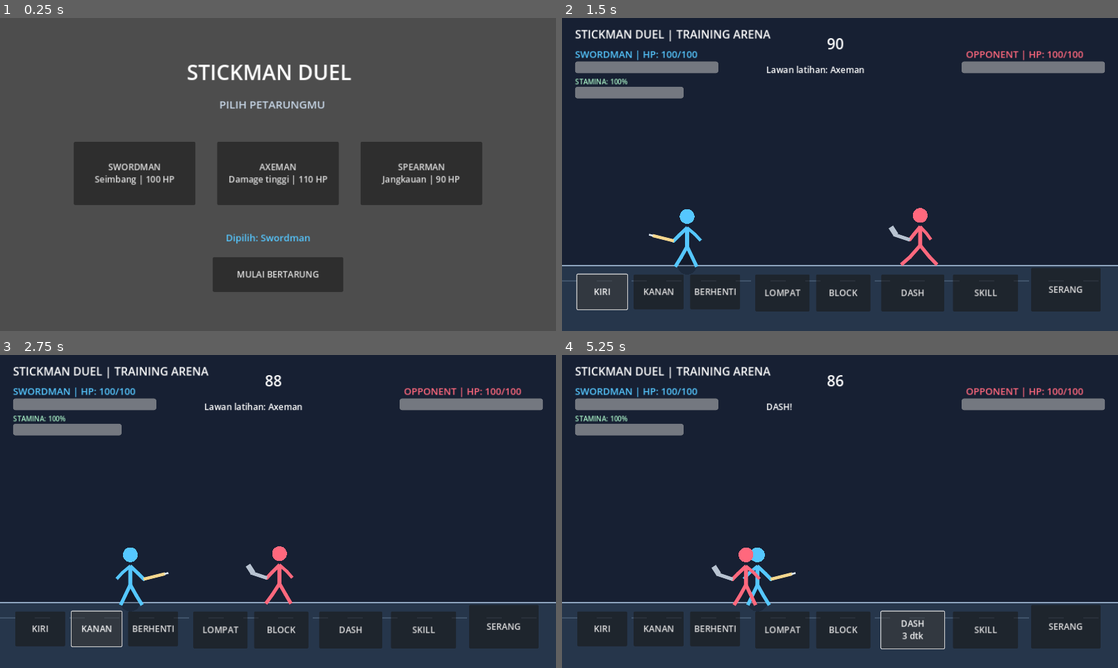
Above: before the commit, frames 1-4 (two rows, left to right).
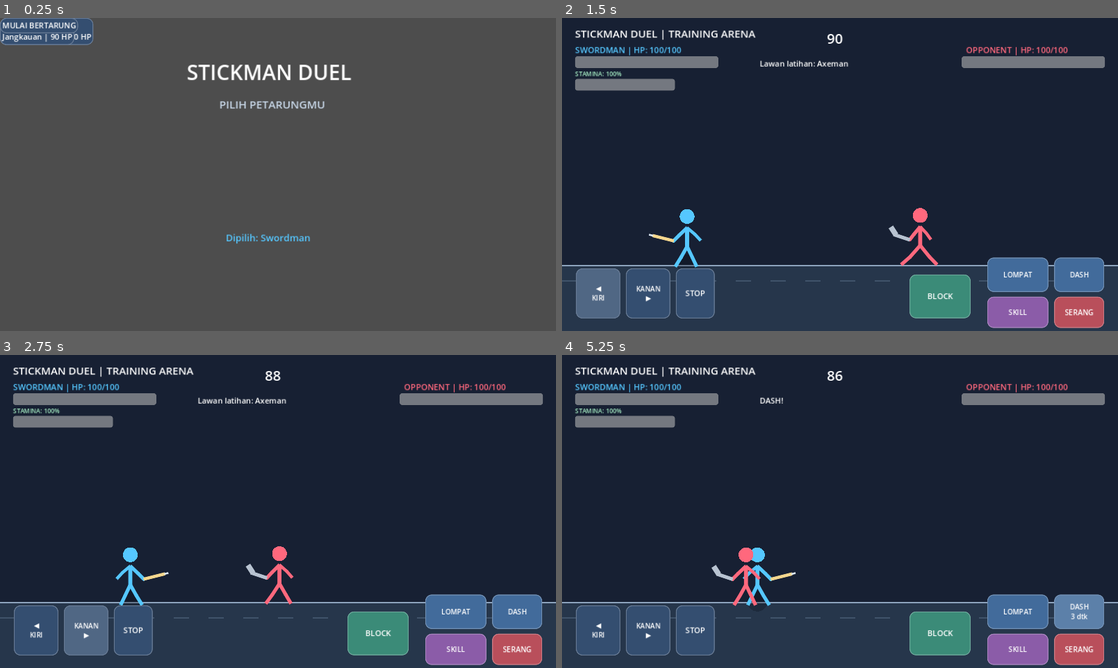
Above: after the commit, the same moments.

Repository: satriamada-web/stickman-duel
Game: Godot game, scene res://scenes/main.tscn
Two runs of this game, one before a commit and one after it. Both use one fixed random seed, a clock stepped at 60 frames per second and the inputs below.
Inputs (mouse positions are in pixels of both pictures, inside the frame that each line leads up to):
- Up to frame 1 (0.25 s): no input
- Up to frame 2 (1.5 s): click "MULAI BERTARUNG" at 0.5 s; click (600, 293) at 1.25 s, where only the run before the commit has a clickable "KIRI"
- Up to frame 3 (2.75 s): click (94, 630) at 2 s, where only the run before the commit has a clickable "KANAN"
- Up to frame 4 (5.25 s): click "BERHENTI" (after the commit: "STOP") at 2.75 s; click "BLOCK" at 3.5 s; click "LOMPAT" at 4.25 s; click "DASH" at 5 s

The runs differ from the first frame. In frame 1, 17% of the frame differs, in the area x 0-87%, y 0-88%; in frame 2, 18%; in frame 3, 18%, in the area x 2-98%, y 3-100%; in frame 4, 18%.

Commit message:
Redesign landscape mobile controls and HUD layout

Diff:
--- a/scripts/main.gd
+++ b/scripts/main.gd
@@ -361,7 +361,6 @@
 	_make_label(menu_ui, "STICKMAN DUEL", Vector2(430, 90), 48, Color.WHITE)
 	_make_label(menu_ui, "PILIH PETARUNGMU", Vector2(505, 180), 25, Color("#c8d7e8"))
 	selection_label = _make_label(menu_ui, "Dipilih: Swordman", Vector2(520, 490), 22, Color("#55c7ff"))
-
 	_add_button(menu_ui, "SWORDMAN\nSeimbang | 100 HP", Vector2(170, 285), Vector2(280, 145), func(): _select_character("Swordman"))
 	_add_button(menu_ui, "AXEMAN\nDamage tinggi | 110 HP", Vector2(500, 285), Vector2(280, 145), func(): _select_character("Axeman"))
 	_add_button(menu_ui, "SPEARMAN\nJangkauan | 90 HP", Vector2(830, 285), Vector2(280, 145), func(): _select_character("Spearman"))
@@ -371,51 +370,112 @@
 	game_ui.set_anchors_and_offsets_preset(Control.PRESET_FULL_RECT)
 	game_ui.visible = false
 	root.add_child(game_ui)
-	_make_label(game_ui, "STICKMAN DUEL | TRAINING ARENA", Vector2(30, 18), 26, Color.WHITE)
-	player_hp_label = _make_label(game_ui, "PLAYER 1 | HP: 100", Vector2(30, 68), 22, Color("#55c7ff"))
-	enemy_hp_label = _make_label(game_ui, "OPPONENT | HP: 100", Vector2(930, 68), 22, Color("#ff687d"))
+	_make_label(game_ui, "STICKMAN DUEL | TRAINING ARENA", Vector2(30, 18), 24, Color.WHITE)
+	player_hp_label = _make_label(game_ui, "PLAYER 1 | HP: 100", Vector2(30, 60), 19, Color("#55c7ff"))
+	enemy_hp_label = _make_label(game_ui, "OPPONENT | HP: 100", Vector2(930, 60), 19, Color("#ff687d"))
 	player_hp_bar = ProgressBar.new()
-	player_hp_bar.position = Vector2(30, 100)
-	player_hp_bar.size = Vector2(330, 22)
+	player_hp_bar.position = Vector2(30, 88)
+	player_hp_bar.size = Vector2(330, 18)
 	player_hp_bar.min_value = 0
 	player_hp_bar.max_value = 100
 	player_hp_bar.show_percentage = false
 	game_ui.add_child(player_hp_bar)
 	enemy_hp_bar = ProgressBar.new()
-	enemy_hp_bar.position = Vector2(920, 100)
-	enemy_hp_bar.size = Vector2(330, 22)
+	enemy_hp_bar.position = Vector2(920, 88)
+	enemy_hp_bar.size = Vector2(330, 18)
 	enemy_hp_bar.min_value = 0
 	enemy_hp_bar.max_value = 100
 	enemy_hp_bar.show_percentage = false
 	game_ui.add_child(enemy_hp_bar)
-	timer_label = _make_label(game_ui, "90", Vector2(610, 35), 34, Color.WHITE)
-	status_label = _make_label(game_ui, "Kalahkan lawan latihan!", Vector2(470, 105), 20, Color.WHITE)
-	_add_move_button(game_ui, "KIRI", Vector2(35, 590), Vector2(115, 80), -1)
-	_add_move_button(game_ui, "KANAN", Vector2(165, 590), Vector2(115, 80), 1)
-	_add_button(game_ui, "BERHENTI", Vector2(295, 590), Vector2(115, 80), func(): move_direction = 0)
-	block_button = Button.new()
-	block_button.text = "BLOCK"
-	block_button.position = Vector2(585, 590)
-	block_button.size = Vector2(125, 85)
-	block_button.add_theme_font_size_override("font_size", 20)
-	block_button.button_down.connect(func(): _set_blocking(true))
-	block_button.button_up.connect(func(): _set_blocking(false))
-	game_ui.add_child(block_button)
-	jump_button = _add_button(game_ui, "LOMPAT", Vector2(445, 590), Vector2(125, 85), _jump)
-	dash_button = _add_button(game_ui, "DASH", Vector2(735, 590), Vector2(145, 85), _use_dash)
-	skill_button = _add_button(game_ui, "SKILL", Vector2(900, 590), Vector2(150, 85), _use_skill)
-	_add_button(game_ui, "SERANG", Vector2(1080, 575), Vector2(160, 100), _attack)
-	stamina_label = _make_label(game_ui, "STAMINA", Vector2(30, 135), 16, Color("#a8f0c6"))
+	timer_label = _make_label(game_ui, "90", Vector2(610, 24), 32, Color.WHITE)
+	status_label = _make_label(game_ui, "Kalahkan lawan latihan!", Vector2(455, 92), 18, Color.WHITE)
+
+	stamina_label = _make_label(game_ui, "STAMINA", Vector2(30, 118), 14, Color("#a8f0c6"))
 	stamina_bar = ProgressBar.new()
-	stamina_bar.position = Vector2(30, 158)
-	stamina_bar.size = Vector2(250, 14)
+	stamina_bar.position = Vector2(30, 140)
+	stamina_bar.size = Vector2(230, 12)
 	stamina_bar.min_value = 0
 	stamina_bar.max_value = MAX_STAMINA
 	stamina_bar.value = MAX_STAMINA
 	stamina_bar.show_percentage = false
 	game_ui.add_child(stamina_bar)
-	result_button = _add_button(game_ui, "KEMBALI KE MENU", Vector2(510, 470), Vector2(260, 70), _return_to_menu)
+
+	# Tombol kiri dikelompokkan di sisi kiri bawah.
+	_add_move_button(game_ui, "◀\nKIRI", Vector2.ZERO, Vector2.ZERO, -1)
+	_set_ui_rect(game_ui.get_child(game_ui.get_child_count() - 1), 0.025, 0.80, 0.105, 0.96)
+	_add_move_button(game_ui, "KANAN\n▶", Vector2.ZERO, Vector2.ZERO, 1)
+	_set_ui_rect(game_ui.get_child(game_ui.get_child_count() - 1), 0.115, 0.80, 0.195, 0.96)
+	_add_button(game_ui, "STOP", Vector2.ZERO, Vector2.ZERO, func(): move_direction = 0)
+	_set_ui_rect(game_ui.get_child(game_ui.get_child_count() - 1), 0.205, 0.80, 0.275, 0.96)
+
+	# Pertahanan di tengah, tombol aksi utama dalam susunan 2 x 2 di kanan.
+	block_button = Button.new()
+	block_button.text = "BLOCK"
+	block_button.button_down.connect(func(): _set_blocking(true))
+	block_button.button_up.connect(func(): _set_blocking(false))
+	game_ui.add_child(block_button)
+	_set_ui_rect(block_button, 0.625, 0.82, 0.735, 0.96)
+	_style_game_button(block_button, Color("#3b8b78"), 18)
+
+	jump_button = _add_button(game_ui, "LOMPAT", Vector2.ZERO, Vector2.ZERO, _jump)
+	_set_ui_rect(jump_button, 0.765, 0.765, 0.875, 0.875)
+	_style_game_button(jump_button, Color("#426b9b"), 16)
+	dash_button = _add_button(game_ui, "DASH", Vector2.ZERO, Vector2.ZERO, _use_dash)
+	_set_ui_rect(dash_button, 0.885, 0.765, 0.975, 0.875)
+	_style_game_button(dash_button, Color("#426b9b"), 16)
+	skill_button = _add_button(game_ui, "SKILL", Vector2.ZERO, Vector2.ZERO, _use_skill)
+	_set_ui_rect(skill_button, 0.765, 0.89, 0.875, 0.99)
+	_style_game_button(skill_button, Color("#8b5ca8"), 16)
+	var attack_button := _add_button(game_ui, "SERANG", Vector2.ZERO, Vector2.ZERO, _attack)
+	_set_ui_rect(attack_button, 0.885, 0.89, 0.975, 0.99)
+	_style_game_button(attack_button, Color("#b94f5b"), 17)
+
+	result_button = _add_button(game_ui, "KEMBALI KE MENU", Vector2.ZERO, Vector2.ZERO, _return_to_menu)
+	_set_ui_rect(result_button, 0.39, 0.58, 0.61, 0.72)
 	result_button.visible = false
+	_style_game_button(result_button, Color("#426b9b"), 18)
+
+func _set_ui_rect(control: Control, left: float, top: float, right: float, bottom: float) -> void:
+	control.anchor_left = left
+	control.anchor_top = top
+	control.anchor_right = right
+	control.anchor_bottom = bottom
+	control.offset_left = 0.0
+	control.offset_top = 0.0
+	control.offset_right = 0.0
+	control.offset_bottom = 0.0
+
+func _style_game_button(button: Button, base_color: Color, font_size: int) -> void:
+	button.add_theme_font_size_override("font_size", font_size)
+	button.add_theme_color_override("font_color", Color.WHITE)
+	button.add_theme_color_override("font_hover_color", Color.WHITE)
+	button.add_theme_color_override("font_pressed_color", Color.WHITE)
+	button.focus_mode = Control.FOCUS_NONE
+	button.mouse_filter = Control.MOUSE_FILTER_STOP
+	var normal := StyleBoxFlat.new()
+	normal.bg_color = base_color
+	normal.corner_radius_top_left = 14
+	normal.corner_radius_top_right = 14
+	normal.corner_radius_bottom_left = 14
+	normal.corner_radius_bottom_right = 14
+	normal.border_width_left = 2
+	normal.border_width_top = 2
+	normal.border_width_right = 2
+	normal.border_width_bottom = 2
+	normal.border_color = base_color.lightened(0.25)
+	normal.content_margin_left = 5.0
+	normal.content_margin_right = 5.0
+	normal.content_margin_top = 4.0
+	normal.content_margin_bottom = 4.0
+	var hover := normal.duplicate() as StyleBoxFlat
+	hover.bg_color = base_color.lightened(0.14)
+	var pressed := normal.duplicate() as StyleBoxFlat
+	pressed.bg_color = base_color.darkened(0.18)
+	button.add_theme_stylebox_override("normal", normal)
+	button.add_theme_stylebox_override("hover", hover)
+	button.add_theme_stylebox_override("pressed", pressed)
+	button.add_theme_stylebox_override("focus", normal)
+
 
 func _set_blocking(value: bool) -> void:
 	is_blocking = value and game_started and not match_over and player_stun_time <= 0.0 and stamina > 0.0 and block_broken_time <= 0.0
@@ -481,13 +541,10 @@
 func _add_move_button(parent: Control, value: String, pos: Vector2, button_size: Vector2, direction: int) -> void:
 	var button := Button.new()
 	button.text = value
-	button.position = pos
-	button.size = button_size
-	button.add_theme_font_size_override("font_size", 20)
 	button.button_down.connect(func(): move_direction = direction)
 	button.button_up.connect(func(): move_direction = 0)
 	parent.add_child(button)
-
+	_style_game_button(button, Color("#344e70"), 16)
 func _make_label(parent: Control, value: String, pos: Vector2, font_size: int, color: Color) -> Label:
 	var label := Label.new()
 	label.text = value
@@ -500,13 +557,10 @@
 func _add_button(parent: Control, value: String, pos: Vector2, button_size: Vector2, action: Callable) -> Button:
 	var button := Button.new()
 	button.text = value
-	button.position = pos
-	button.size = button_size
-	button.add_theme_font_size_override("font_size", 20)
 	button.pressed.connect(action)
 	parent.add_child(button)
+	_style_game_button(button, Color("#344e70"), 18)
 	return button
-
 func _attack() -> void:
 	if not game_started or match_over or attack_cooldown > 0.0 or player_stun_time > 0.0:
 		return
